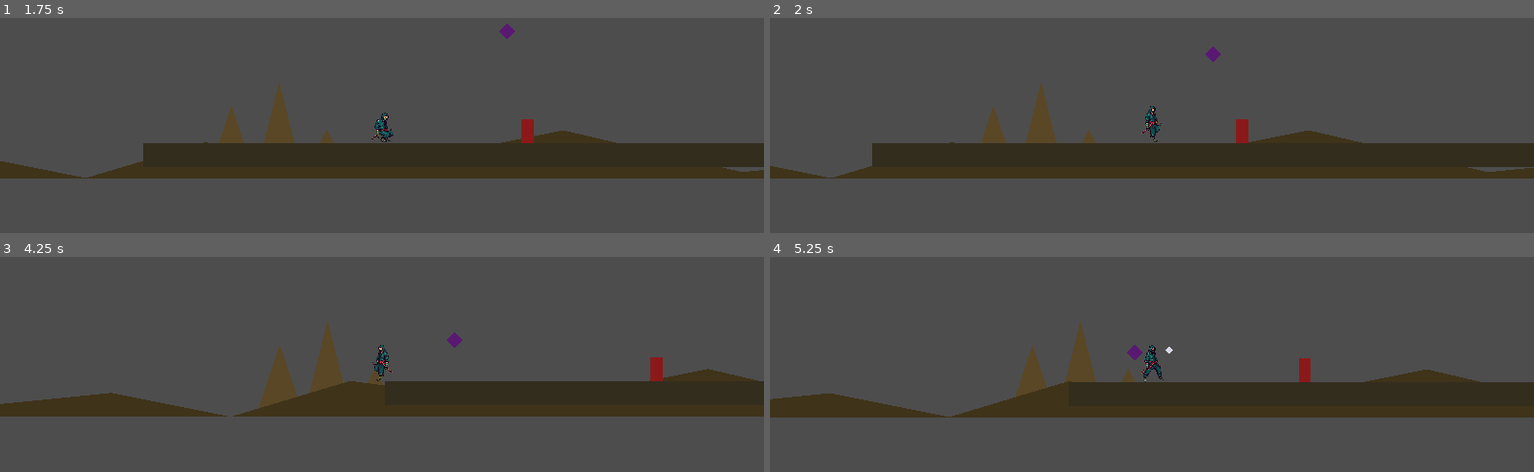
Above: before the commit, frames 1-4 (two rows, left to right).
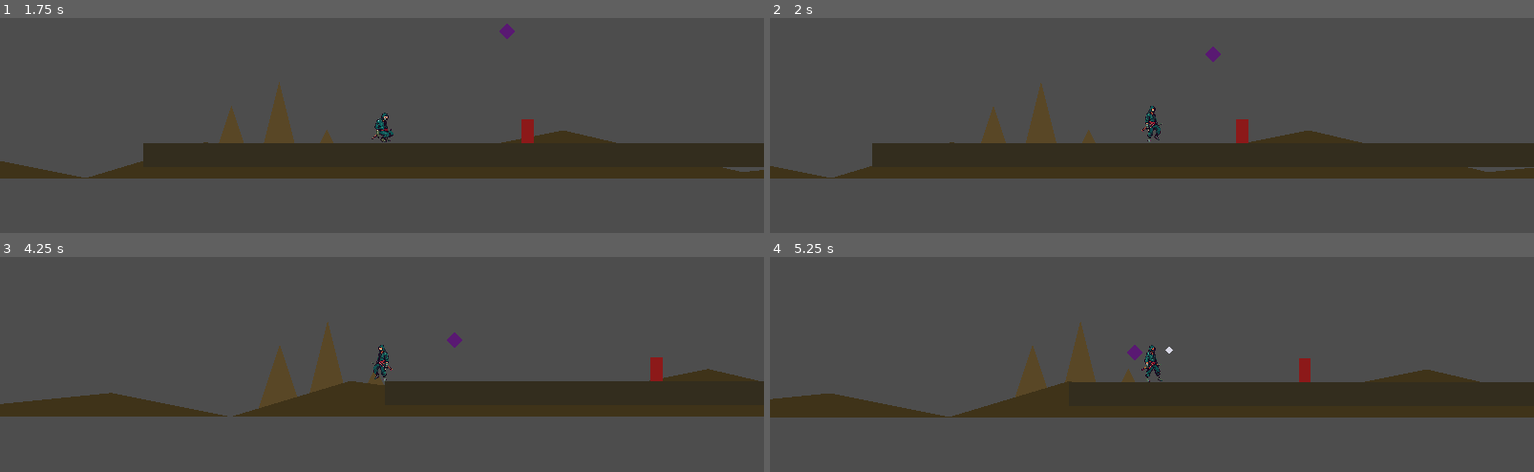
Above: after the commit, the same moments.

Repository: GloriousOrange/Iron-Lotus
Game: Godot game, scene res://scenes/Main.tscn
The game is run twice, just before and just after one commit, with the same random seed, the same clock (stepped at 60 frames per second) and the same inputs.
Inputs (mouse positions are in pixels of both pictures, inside the frame that each line leads up to):
- Up to frame 1 (1.75 s): tap Enter at 0.5 s; move the mouse to (343, 215) at 0.52 s; hold D (move_right) from 0.53 s (still down); tap J (attack1) at 0.6 s; click (343, 215) at 0.67 s; tap Space (jump) at 0.77, 1.07, 1.52 s; tap K (attack2) at 0.8, 1.35 s; move the mouse to (611, 194) at 1.27 s; tap Ctrl (dodge) at 1.55 s
- Up to frame 2 (2 s): keep holding D (move_right); tap Space (jump) at 1.82 s
- Up to frame 3 (4.25 s): move the mouse to (152, 304) at 2.02 s; release D (move_right) at 2.03 s; hold A (move_left) from 2.03 s (still down); tap Ctrl (dodge) at 2.1 s; tap Space (jump) at 2.3, 2.85, 3.02, 3.32, 3.77, 4.07 s; move the mouse to (420, 368) at 2.77 s; click (420, 368) at 2.92 s; tap J (attack1) at 3.05, 3.6 s; move the mouse to (267, 261) at 3.52 s; tap K (attack2) at 3.8 s
- Up to frame 4 (5.25 s): move the mouse to (1320, 347) at 4.27 s; release A (move_left) at 4.28 s; hold D (move_right) from 4.28 s (still down); tap K (attack2) at 4.35 s; tap Space (jump) at 4.52, 4.82 s; tap Ctrl (dodge) at 4.55 s; move the mouse to (999, 390) at 5.02 s; tap L (attack3) at 5.1 s; click (999, 390) at 5.17 s

Frame 1 is identical in both runs. In frame 2, 0.1% of the frame differs, in the area x 48-52%, y 41-58%; in frame 3, 0.1%; in frame 4, 0.1%, in the area x 48-52%, y 41-59%.

Commit message:
Smoother 6-frame run cycle (fix tap-dancing look)
Run is now a 6-frame cycle (two chained 3-frame skeleton windows) with a
smaller stride and low foot lift, so it reads as a natural walk instead of
rapid tap-dancing. generate() chains 3-frame windows for any multiple of 3.

Co-Authored-By: Claude Opus 4.8 <noreply@anthropic.com>
Claude-Session: https://claude.ai/code/session_013bTeX7PoGZPDou5K2jz6sG

Diff:
--- a/scenes/player/NinjaFrames.tres
+++ b/scenes/player/NinjaFrames.tres
@@ -6,18 +6,21 @@
 [ext_resource type="Texture2D" path="res://assets/sprites/ninja/run/run_0.png" id="4_run0"]
 [ext_resource type="Texture2D" path="res://assets/sprites/ninja/run/run_1.png" id="5_run1"]
 [ext_resource type="Texture2D" path="res://assets/sprites/ninja/run/run_2.png" id="6_run2"]
-[ext_resource type="Texture2D" path="res://assets/sprites/ninja/jump/jump_0.png" id="7_jump0"]
-[ext_resource type="Texture2D" path="res://assets/sprites/ninja/jump/jump_1.png" id="8_jump1"]
-[ext_resource type="Texture2D" path="res://assets/sprites/ninja/jump/jump_2.png" id="9_jump2"]
-[ext_resource type="Texture2D" path="res://assets/sprites/ninja/attack/attack_0.png" id="10_attack0"]
-[ext_resource type="Texture2D" path="res://assets/sprites/ninja/attack/attack_1.png" id="11_attack1"]
-[ext_resource type="Texture2D" path="res://assets/sprites/ninja/attack/attack_2.png" id="12_attack2"]
-[ext_resource type="Texture2D" path="res://assets/sprites/ninja/dodge/dodge_0.png" id="13_dodge0"]
-[ext_resource type="Texture2D" path="res://assets/sprites/ninja/dodge/dodge_1.png" id="14_dodge1"]
-[ext_resource type="Texture2D" path="res://assets/sprites/ninja/dodge/dodge_2.png" id="15_dodge2"]
-[ext_resource type="Texture2D" path="res://assets/sprites/ninja/hit/hit_0.png" id="16_hit0"]
-[ext_resource type="Texture2D" path="res://assets/sprites/ninja/hit/hit_1.png" id="17_hit1"]
-[ext_resource type="Texture2D" path="res://assets/sprites/ninja/hit/hit_2.png" id="18_hit2"]
+[ext_resource type="Texture2D" path="res://assets/sprites/ninja/run/run_3.png" id="7_run3"]
+[ext_resource type="Texture2D" path="res://assets/sprites/ninja/run/run_4.png" id="8_run4"]
+[ext_resource type="Texture2D" path="res://assets/sprites/ninja/run/run_5.png" id="9_run5"]
+[ext_resource type="Texture2D" path="res://assets/sprites/ninja/jump/jump_0.png" id="10_jump0"]
+[ext_resource type="Texture2D" path="res://assets/sprites/ninja/jump/jump_1.png" id="11_jump1"]
+[ext_resource type="Texture2D" path="res://assets/sprites/ninja/jump/jump_2.png" id="12_jump2"]
+[ext_resource type="Texture2D" path="res://assets/sprites/ninja/attack/attack_0.png" id="13_attack0"]
+[ext_resource type="Texture2D" path="res://assets/sprites/ninja/attack/attack_1.png" id="14_attack1"]
+[ext_resource type="Texture2D" path="res://assets/sprites/ninja/attack/attack_2.png" id="15_attack2"]
+[ext_resource type="Texture2D" path="res://assets/sprites/ninja/dodge/dodge_0.png" id="16_dodge0"]
+[ext_resource type="Texture2D" path="res://assets/sprites/ninja/dodge/dodge_1.png" id="17_dodge1"]
+[ext_resource type="Texture2D" path="res://assets/sprites/ninja/dodge/dodge_2.png" id="18_dodge2"]
+[ext_resource type="Texture2D" path="res://assets/sprites/ninja/hit/hit_0.png" id="19_hit0"]
+[ext_resource type="Texture2D" path="res://assets/sprites/ninja/hit/hit_1.png" id="20_hit1"]
+[ext_resource type="Texture2D" path="res://assets/sprites/ninja/hit/hit_2.png" id="21_hit2"]
 
 [resource]
 animations = [{
@@ -26,27 +29,27 @@
 "name": &"idle",
 "speed": 6.0
 }, {
-"frames": [{"duration":1.0,"texture":ExtResource("4_run0")},{"duration":1.0,"texture":ExtResource("5_run1")},{"duration":1.0,"texture":ExtResource("6_run2")}],
+"frames": [{"duration":1.0,"texture":ExtResource("4_run0")},{"duration":1.0,"texture":ExtResource("5_run1")},{"duration":1.0,"texture":ExtResource("6_run2")},{"duration":1.0,"texture":ExtResource("7_run3")},{"duration":1.0,"texture":ExtResource("8_run4")},{"duration":1.0,"texture":ExtResource("9_run5")}],
 "loop": true,
 "name": &"run",
 "speed": 12.0
 }, {
-"frames": [{"duration":1.0,"texture":ExtResource("7_jump0")},{"duration":1.0,"texture":ExtResource("8_jump1")},{"duration":1.0,"texture":ExtResource("9_jump2")}],
+"frames": [{"duration":1.0,"texture":ExtResource("10_jump0")},{"duration":1.0,"texture":ExtResource("11_jump1")},{"duration":1.0,"texture":ExtResource("12_jump2")}],
 "loop": false,
 "name": &"jump",
 "speed": 10.0
 }, {
-"frames": [{"duration":1.0,"texture":ExtResource("10_attack0")},{"duration":1.0,"texture":ExtResource("11_attack1")},{"duration":1.0,"texture":ExtResource("12_attack2")}],
+"frames": [{"duration":1.0,"texture":ExtResource("13_attack0")},{"duration":1.0,"texture":ExtResource("14_attack1")},{"duration":1.0,"texture":ExtResource("15_attack2")}],
 "loop": false,
 "name": &"attack",
 "speed": 14.0
 }, {
-"frames": [{"duration":1.0,"texture":ExtResource("13_dodge0")},{"duration":1.0,"texture":ExtResource("14_dodge1")},{"duration":1.0,"texture":ExtResource("15_dodge2")}],
+"frames": [{"duration":1.0,"texture":ExtResource("16_dodge0")},{"duration":1.0,"texture":ExtResource("17_dodge1")},{"duration":1.0,"texture":ExtResource("18_dodge2")}],
 "loop": false,
 "name": &"dodge",
 "speed": 14.0
 }, {
-"frames": [{"duration":1.0,"texture":ExtResource("16_hit0")},{"duration":1.0,"texture":ExtResource("17_hit1")},{"duration":1.0,"texture":ExtResource("18_hit2")}],
+"frames": [{"duration":1.0,"texture":ExtResource("19_hit0")},{"duration":1.0,"texture":ExtResource("20_hit1")},{"duration":1.0,"texture":ExtResource("21_hit2")}],
 "loop": false,
 "name": &"hit",
 "speed": 10.0
Binary file added: assets/sprites/Ninja attack sword mid-swing1.jpg
Not shown, added: assets/sprites/Ninja attack sword mid-swing1.jpg.import
Binary file changed: assets/sprites/ninja/run/run_0.png
Binary file changed: assets/sprites/ninja/run/run_1.png
Binary file changed: assets/sprites/ninja/run/run_2.png
Binary file added: assets/sprites/ninja/run/run_3.png
Not shown, added: assets/sprites/ninja/run/run_3.png.import
Binary file added: assets/sprites/ninja/run/run_4.png
Not shown, added: assets/sprites/ninja/run/run_4.png.import
Binary file added: assets/sprites/ninja/run/run_5.png
Not shown, added: assets/sprites/ninja/run/run_5.png.import
Not shown: 1 places in scenes/player/NinjaFrames.tres that only renumber resources
(and 1 more such lines)
